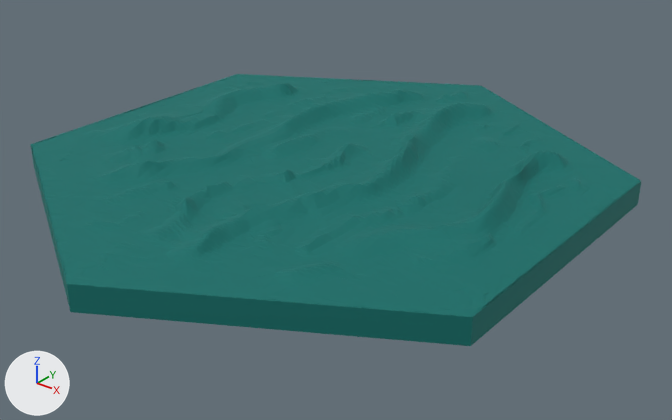
The glTF model public/assets/water.glb, before and after one commit.
Before and after are seen from a camera (50 mm lens) standing at (101.6, -94.4, 46.4) and looking at (38.7, -15.8, -2.3). Every picture has the same lights, and +X, +Y and +Z are marked at lower left. The older version comes first. Vertices at exactly the same position are counted once.

The older version as bpy lines, for what is in view:
```python
me_water = bpy.data.meshes.new('water')
me_water.from_pydata(...)  # 11711 vertices, 23458 faces; spans x 3.9..68.0, y -52.0..21.9, z 0.0..4.9
me_water.materials.append(mat_mat_water)
ob_water = bpy.data.objects.new('water', me_water)
ob_water.location = (0.0, 0.0, 0.0)
```
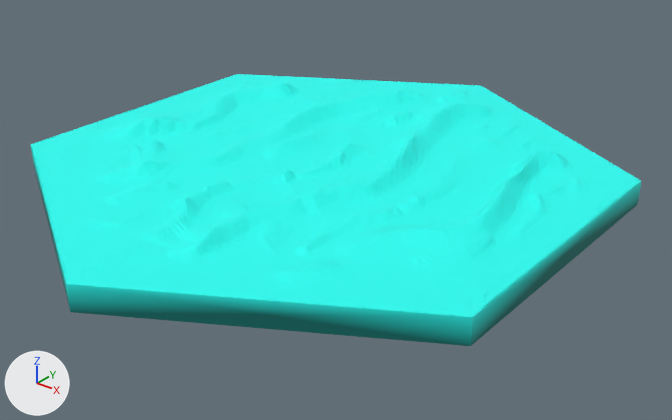
Where the change shows, as pixel boxes [x1, y1, x2, y2] in the pictures (672 x 420 px):
```json
{"part": 1, "of": "me_water", "change": "recoloured", "before": [30, 74, 641, 346], "after": [30, 74, 641, 346], "on screen": "dark cyan to cyan"}
```

Scene script edits in JSON lines:
```json
{"block": "me_water", "where": "me_water.from_pydata(...)  # 11711 vertices, 23458 faces; spans x 3.9..68.0, y -52.0..21.9, z 0.0..4.9"}
{"block": "me_water", "where": "# used by ob_water; location = (0.0, 0.0, 0.0)"}
{"block": "me_water", "change": "me_water part 1: 23410 faces centred in x 3.9..68.0, y -52.0..21.3, z 1.5..4.9 are repainted in the vertex colours; the middle colour goes from dark cyan #00716b to cyan #27fff5"}
```
